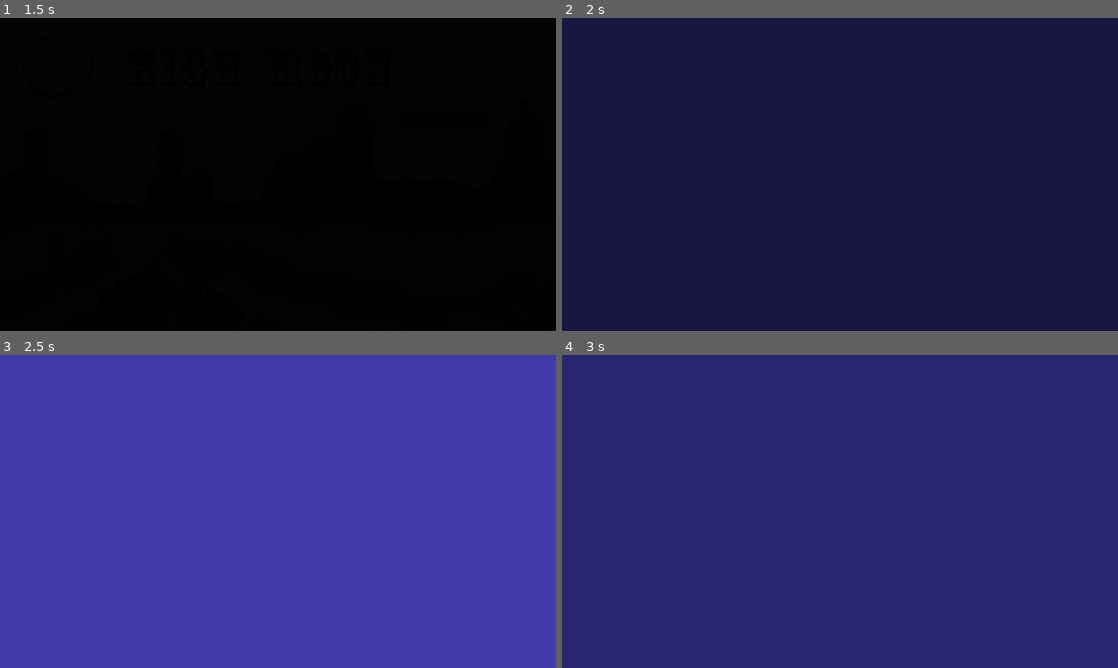
Above: before the commit, frames 1-4 (two rows, left to right).
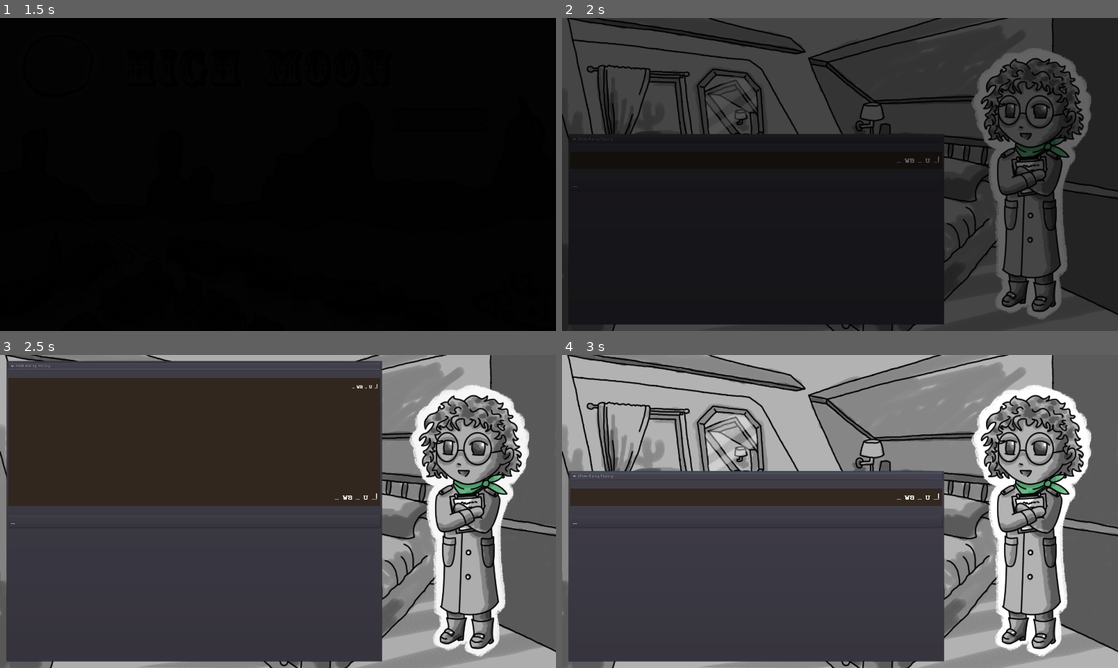
Above: after the commit, the same moments.

Repository: gadse/high-moon
Game: Godot game, scene res://scenes/main_menu/MainMenu.tscn
Same seed, same stepped clock (60 frames per second), same inputs: the game is played once before the commit and once after it.
Inputs (mouse positions are in pixels of both pictures, inside the frame that each line leads up to):
- Up to frame 1 (1.5 s): click "New Game" at 0.5 s; click "New Game" at 1.25 s
- Up to frame 2 (2 s): no input
- Up to frame 3 (2.5 s): click (194, 477) at 2 s, where only the run after the commit has a clickable "Show dialog history"
- Up to frame 4 (3 s): click (756, 364) at 2.75 s, where only the run after the commit has a clickable "Hide dialog history"

Frame 1 is identical in both runs. In frame 2, 99% of the frame differs, in the area x 0-100%, y 0-100%; in frame 3, 100%; in frame 4, 100%.

Commit message:
Setup intro scene

Diff:
--- a/modules/twison-godot/twison_helper.gd
+++ b/modules/twison-godot/twison_helper.gd
@@ -358,7 +358,11 @@
 
 
 func traverse(link_ix):
-	return traverse_by_passage_id(current_passage.links[link_ix].pid)
+	var next_passage = current_passage.links[link_ix]
+	if "pid" in next_passage:
+		return traverse_by_passage_id(next_passage.pid)
+	else:
+		return {}
 
 
 func traverse_by_passage_id(passage_id):
--- a/scenes/intro/Intro.tscn
+++ b/scenes/intro/Intro.tscn
@@ -1,19 +1,13 @@
-[gd_scene load_steps=3 format=2]
+[gd_scene load_steps=2 format=2]
 
-[ext_resource path="res://scenes/intro/Intro.gd" type="Script" id=1]
-[ext_resource path="res://scenes/templates/scene_fader/SceneFader.tscn" type="PackedScene" id=2]
+[ext_resource path="res://scenes/templates/dialog/Dialog.tscn" type="PackedScene" id=1]
 
+[node name="Intro" instance=ExtResource( 1 )]
+story_file = "res://scenes/intro/Intro.tres"
+background_image = "res://scenes/intro/BG_hotelroom_v1.png"
+character_image = "res://scenes/lab/Charsprite_researcher_v2.png"
 
+[node name="Fader" parent="." index="2"]
+visible = true
 
-
-
-[node name="ColorRect" type="ColorRect"]
-anchor_right = 1.0
-anchor_bottom = 1.0
-color = Color( 0.258824, 0.235294, 0.690196, 1 )
-script = ExtResource( 1 )
-__meta__ = {
-"_edit_use_anchors_": false
-}
-
-[node name="Fader" parent="." instance=ExtResource( 2 )]
+[editable path="ExtendableMarginContainer/PanelContainer/VBoxContainer/ScrollContainer/VBoxContainer/Button"]
--- a/scenes/templates/dialog/Dialog.gd
+++ b/scenes/templates/dialog/Dialog.gd
@@ -9,14 +9,47 @@
 const arrow_down_icon = preload("res://scenes/templates/dialog/keyboard_arrow_down-white-18dp.svg")
 const Story = preload("res://modules/twison-godot/twison_helper.gd")
 
+const PLAYER = "detective"
+const NPC = "npc"
+
+export(String, FILE) var story_file
+export(String, FILE) var background_image
+export(String, FILE) var character_image
+
 var expanded = false
 var story: Story = null
 var current_passage: Dictionary = {}
 
 var button_numbers: Dictionary = {}
 
-const PLAYER = "detective"
-const NPC = "npc"
+# List of dicts of dialog entries
+var dialog_history = []
+
+onready var dialog_history_label = $ExtendableMarginContainer/PanelContainer/VBoxContainer/PanelContainer/VBoxContainer/HistoryContainer/DialogHistory
+onready var dialog_history_container = $ExtendableMarginContainer/PanelContainer/VBoxContainer/PanelContainer/VBoxContainer/HistoryContainer
+onready var expand_button = $ExtendableMarginContainer/PanelContainer/VBoxContainer/ExpandButton
+onready var answer_buttons = $ExtendableMarginContainer/PanelContainer/VBoxContainer/ScrollContainer/VBoxContainer.get_children()
+onready var npc_text = $ExtendableMarginContainer/PanelContainer/VBoxContainer/PanelContainer/VBoxContainer/NpcText
+
+func _ready():
+	story = Story.new()
+	story.parse_file(story_file)
+	current_passage = story.start()
+	dialog_history.append(
+		_new_dialog_entry(current_passage.text, NPC)
+	)
+
+	self.texture = load(background_image)
+	$CharacterPicture.texture = load(character_image)
+
+	self._update_history()
+	self._fill_button_numbers_and_wire_signals()
+	self._fill_button_texts(current_passage)
+	self._fill_npc_text(current_passage)
+
+	$Fader.connect("faded_out", self, "queue_free")
+	$Fader.fade_in()
+
 func _new_dialog_entry(text: String, owner: String):
 	if owner != NPC and owner != PLAYER:
 		push_error("Unknown dialog entry owner: %s".format(owner))
@@ -26,29 +59,6 @@
 			"text": text,
 			"owner": owner
 		}
-
-# List of dicts of dialog entries
-var dialog_history = [
-]
-
-onready var dialog_history_label = $ExtendableMarginContainer/PanelContainer/VBoxContainer/PanelContainer/VBoxContainer/HistoryContainer/DialogHistory
-onready var dialog_history_container = $ExtendableMarginContainer/PanelContainer/VBoxContainer/PanelContainer/VBoxContainer/HistoryContainer
-onready var expand_button = $ExtendableMarginContainer/PanelContainer/VBoxContainer/ExpandButton
-onready var answer_buttons = $ExtendableMarginContainer/PanelContainer/VBoxContainer/ScrollContainer/VBoxContainer.get_children()
-
-func _init():
-	story = Story.new()
-	story.parse_file("examples/example_story.json")
-	current_passage = story.start()
-	dialog_history.append(
-		_new_dialog_entry(current_passage.text, NPC)
-	)
-
-
-func _ready():
-	self._update_history()
-	self._fill_button_numbers_and_wire_signals()
-	self._fill_button_texts(current_passage)
 
 func _update_history():
 	dialog_history_label.bbcode_text = ""
@@ -63,7 +73,6 @@
 			dialog_history_label.bbcode_text += entry["text"]
 			dialog_history_label.bbcode_text += "[/right]"
 			dialog_history_label.bbcode_text += "\n"
-
 
 func _fill_button_numbers_and_wire_signals():
 	if button_numbers.size() == 0:
@@ -87,6 +96,8 @@
 				button.set_visible(false)
 				button.set_text("")
 
+func _fill_npc_text(passage):
+	npc_text.bbcode_text = "[right]" + passage.text
 
 func _on_ExpandButton_pressed():
 	expanded = not expanded
@@ -111,6 +122,9 @@
 	var answer_text = current_passage.links[answer_ix].name
 	dialog_history.append(_new_dialog_entry(answer_text, PLAYER))
 	current_passage = story.traverse(answer_ix)
-	_update_history()
-	self._fill_button_texts(current_passage)
-	pass
+	if not current_passage.empty():
+		self._update_history()
+		self._fill_npc_text(current_passage)
+		self._fill_button_texts(current_passage)
+	else:
+		$Fader.fade_out()
--- a/scenes/templates/dialog/Dialog.tscn
+++ b/scenes/templates/dialog/Dialog.tscn
@@ -31,8 +31,6 @@
 __meta__ = {
 "_edit_use_anchors_": false
 }
-
-[node name="Fader" parent="." instance=ExtResource( 1 )]
 
 [node name="ExtendableMarginContainer" parent="." instance=ExtResource( 5 )]
 margin_left = 1.33484
@@ -71,14 +69,14 @@
 [node name="PanelContainer" type="PanelContainer" parent="ExtendableMarginContainer/PanelContainer/VBoxContainer"]
 margin_top = 54.0
 margin_right = 1286.0
-margin_bottom = 200.0
+margin_bottom = 116.0
 custom_styles/panel = SubResource( 1 )
 
 [node name="VBoxContainer" type="VBoxContainer" parent="ExtendableMarginContainer/PanelContainer/VBoxContainer/PanelContainer"]
 margin_left = 10.0
 margin_top = 10.0
 margin_right = 1276.0
-margin_bottom = 136.0
+margin_bottom = 52.0
 
 [node name="HistoryContainer" type="ScrollContainer" parent="ExtendableMarginContainer/PanelContainer/VBoxContainer/PanelContainer/VBoxContainer"]
 visible = false
@@ -89,7 +87,7 @@
 
 [node name="DialogHistory" type="RichTextLabel" parent="ExtendableMarginContainer/PanelContainer/VBoxContainer/PanelContainer/VBoxContainer/HistoryContainer"]
 margin_right = 1266.0
-margin_bottom = 52.0
+margin_bottom = 35.0
 size_flags_horizontal = 3
 custom_fonts/normal_font = SubResource( 2 )
 bbcode_enabled = true
@@ -97,19 +95,13 @@
 
 [node name="NpcText" type="RichTextLabel" parent="ExtendableMarginContainer/PanelContainer/VBoxContainer/PanelContainer/VBoxContainer"]
 margin_right = 1266.0
-margin_bottom = 126.0
+margin_bottom = 42.0
 custom_fonts/normal_font = SubResource( 3 )
 bbcode_enabled = true
-bbcode_text = "[right]This is a test.
-Of course, we could also have multiple lines.
-When we increase the space required here, we'll have less space for the answers."
-text = "This is a test.
-Of course, we could also have multiple lines.
-When we increase the space required here, we'll have less space for the answers."
 fit_content_height = true
 
 [node name="ScrollContainer" type="ScrollContainer" parent="ExtendableMarginContainer/PanelContainer/VBoxContainer"]
-margin_top = 230.0
+margin_top = 146.0
 margin_right = 1286.0
 margin_bottom = 646.0
 size_flags_horizontal = 3
@@ -183,6 +175,19 @@
 caption = "I want you to display a scroll bar, you stupid f*ck!!!!
 Do it already!
 Finally..."
+
+[node name="CharacterPicture" type="TextureRect" parent="."]
+anchor_left = 1.0
+anchor_top = 0.5
+anchor_right = 1.0
+anchor_bottom = 0.5
+margin_left = -547.455
+margin_top = -435.945
+margin_right = -47.4551
+margin_bottom = 524.055
+
+[node name="Fader" parent="." instance=ExtResource( 1 )]
+visible = false
 [connection signal="pressed" from="ExtendableMarginContainer/PanelContainer/VBoxContainer/ExpandButton" to="." method="_on_ExpandButton_pressed"]
 
 [editable path="ExtendableMarginContainer/PanelContainer/VBoxContainer/ScrollContainer/VBoxContainer/Button"]
Renamed: scenes/hotelroom/BG_hotelroom_v1.png -> scenes/intro/BG_hotelroom_v1.png
Not shown, added: scenes/intro/BG_hotelroom_v1.png.import
Binary file changed: scenes/lab/Charsprite_researcher_v2.png
Not shown, changed: scenes/saloon/BG_saloon_final.png.import
